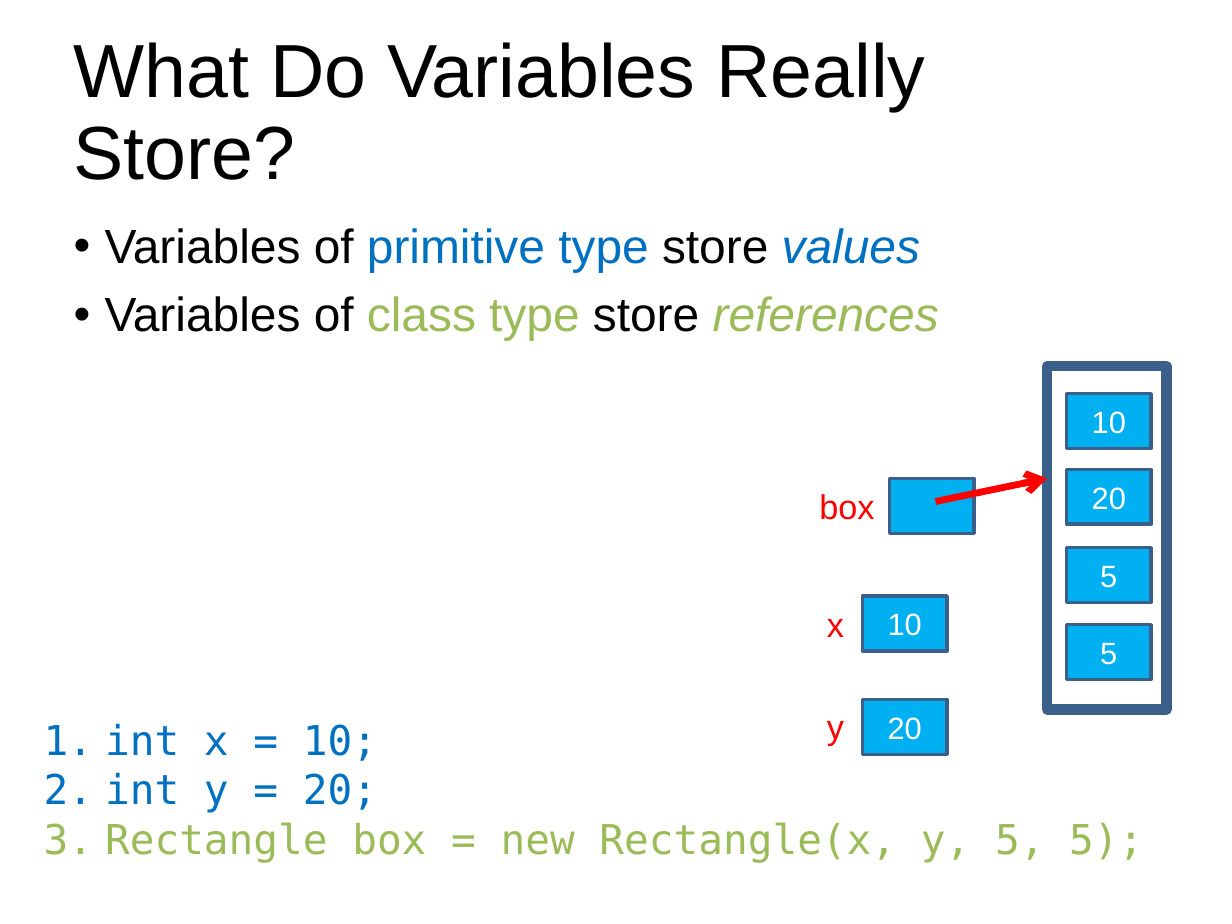
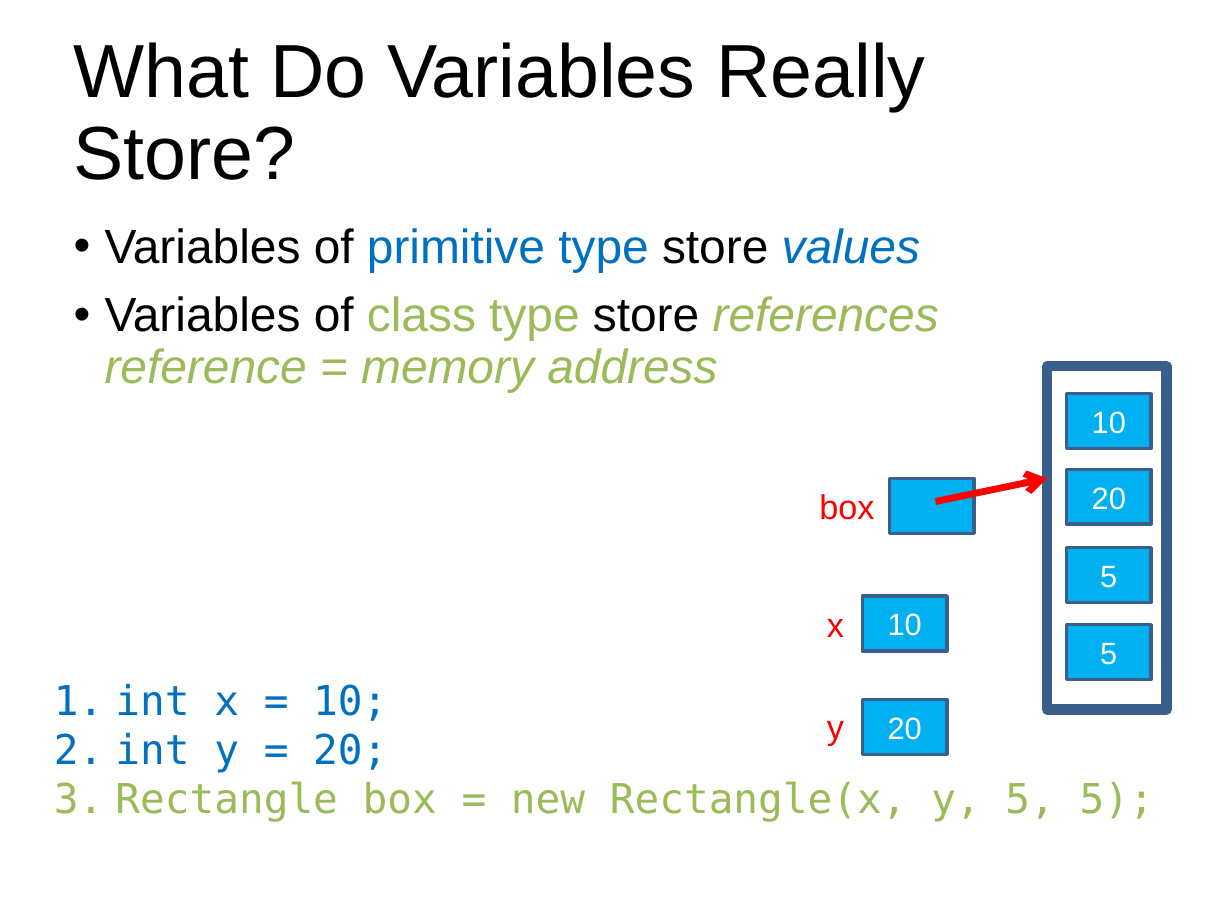
Before and after one commit to RHIT-CSSE/csse220, a slide deck: slide 6 of ClassMaterials/SimpleObjects/Slides/Classes and References.pptx. Drawn at 1232x924 pixels with LibreOffice and Linux fonts; fonts in the diff are those of the drawing. Boxes give left, top, right and bottom in pixels: in the first picture for what was removed or moved away, otherwise in the second. Text is boxed around its words. In the diff, an @@ line names an element or a change of style, - is before the commit and + after.

```diff
--- a/ClassMaterials/SimpleObjects/Slides/Classes and References.pptx
+++ b/ClassMaterials/SimpleObjects/Slides/Classes and References.pptx
@@ text at (105, 296, 939, 392): text changed; italic on @@
-• Variables of class type store references
+• Variables of class type store references
+  reference = memory address
@@ text "int x = 10;": place and size @@
-text "int x = 10;" at (105, 723, 1143, 863)
+text "int x = 10;" at (115, 683, 1154, 822)
```
Also in this commit, not shown: 7 other slides changed, 3 slides added, 1 slide removed, 8 other files.
